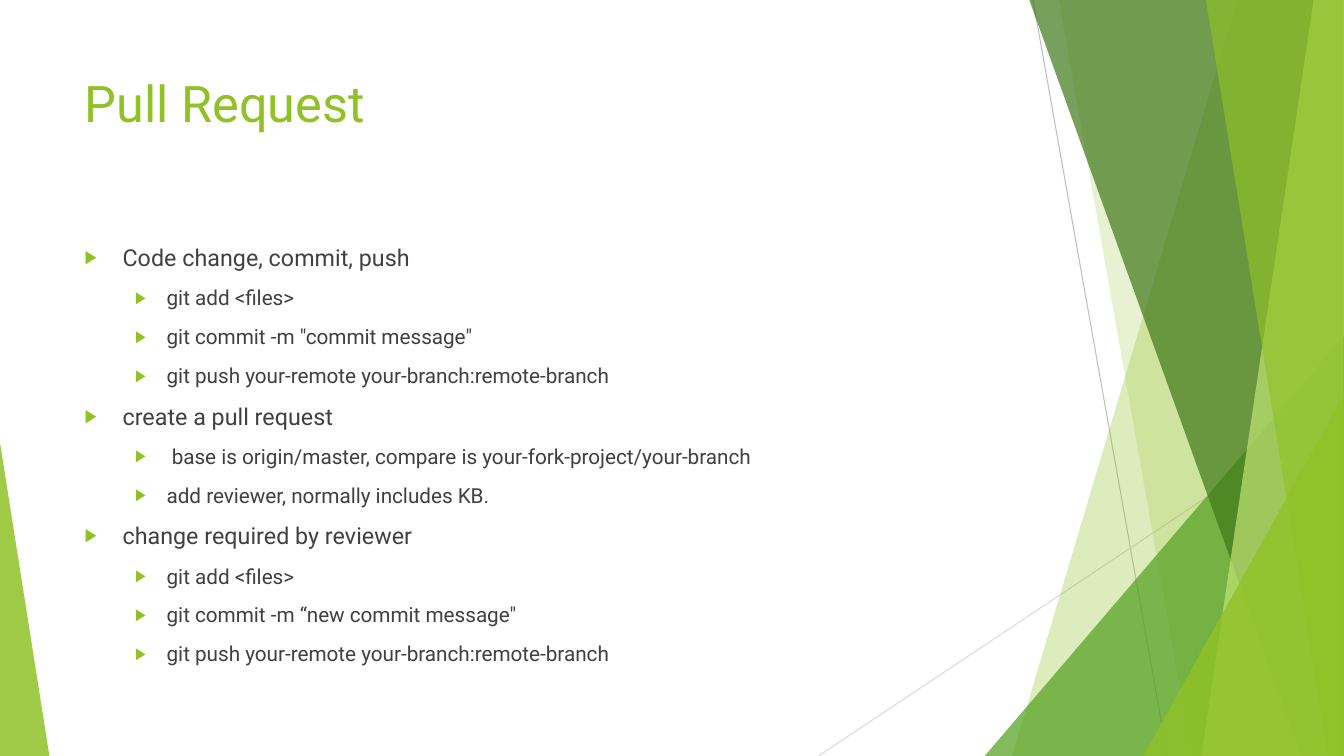
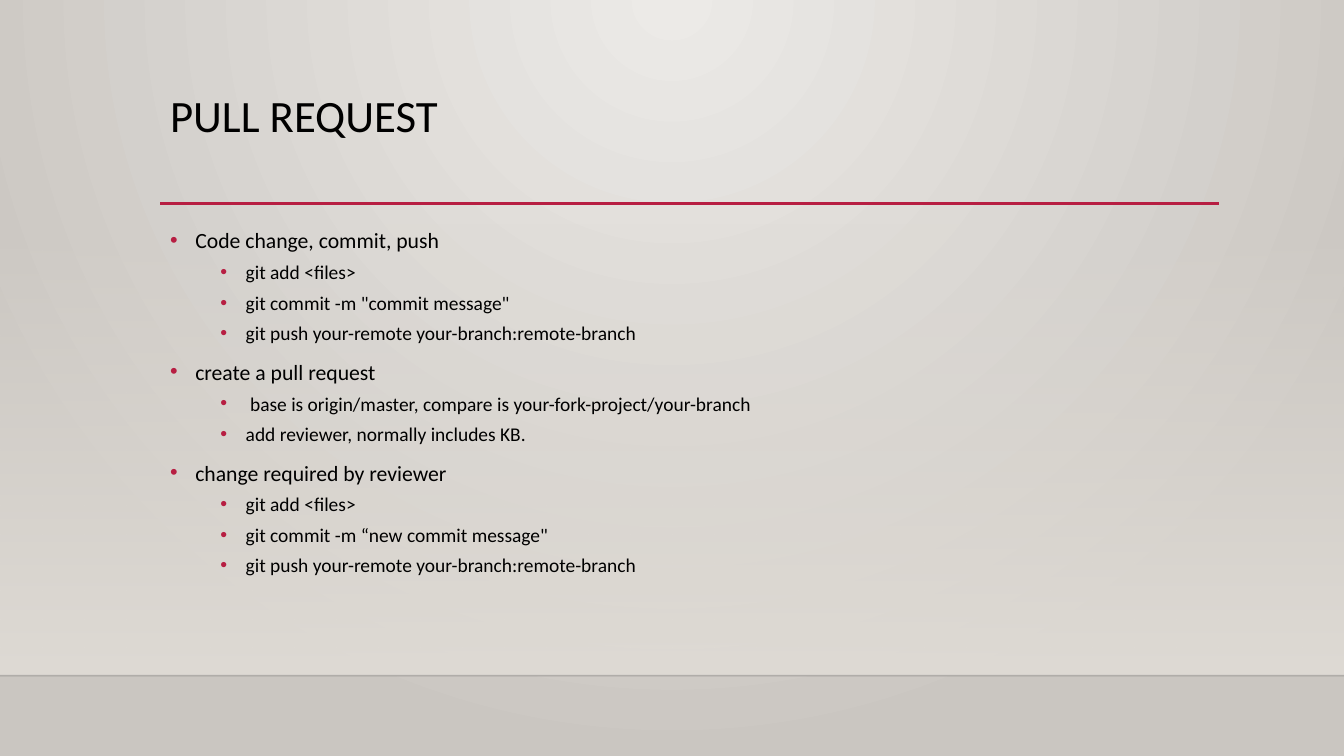
Before and after one commit to ningbin/github-flow-demo, a slide deck: slide 7 of github-flow.pptx. Drawn at 1344x756 pixels with LibreOffice and Linux fonts; fonts in the diff are those of the drawing; background and template pictures are left out. Boxes give left, top, right and bottom in pixels: in the first picture for what was removed or moved away, otherwise in the second. Text is boxed around its words. In the diff, an @@ line names an element or a change of style, - is before the commit and + after.

```diff
--- a/github-flow.pptx
+++ b/github-flow.pptx
@@ background #FFFFFF to gradient #ECEAE7 to #CAC7C1 @@
@@ title at (x1=170, y1=103, x2=438, y2=138): text changed; size 36 to 32 pt; font Roboto to Calibri; text colour #90C226 to #000000 @@
-Pull Request
+PULL REQUEST
@@ line added from (160, 204) to (1220, 204), #B71E42 2.5 pt @@
@@ rectangle added at (x1=0, y1=223, x2=1344, y2=676), fill gradient #DFDBD5 @@
@@ text "Code change, commit, push" moved from (x1=123, y1=248, x2=750, y2=666) to (x1=195, y1=233, x2=751, y2=576) @@
@@ text "Code change, commit, push" at (x1=195, y1=233, x2=751, y2=576): size 16.6 to 15.5 pt in "Code change, commit, push", "create a pull request", "change required by reviewer"; font Roboto to Calibri, text colour #404040 to #000000; size 14.8 to 13.9 pt in "git add <files>", "git commit -m "commit message"", "git push your-remote your-branch:remote-branch", "base is origin/master, compare is your-fork-project/your-bra ..." and 4 more places; bullet ▶ to •; bullet colour #90C226 to #B71E42; less space between paragraphs @@
@@ group removed at (x1=0, y1=0, x2=1344, y2=756): 5 freeform shapes, 3 triangles, 2 lines @@
@@ line added from (0, 676) to (1344, 676), #000001 1 pt @@
```
Also in this commit, not shown: 7 other slides changed.
